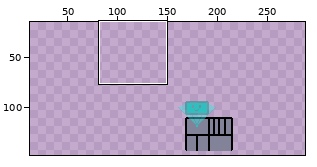
Pixel-art file: Art/box.aseprite. The picture above shows the old version from afar; the outline marks the close-up.
Close-up. Before the edit:
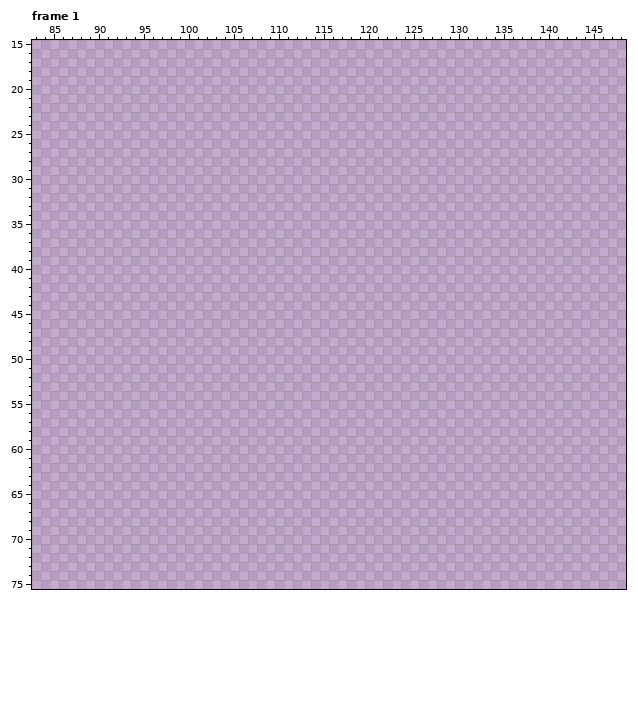
288x288 pixels, 1 frame. Colours within 5 levels of each other are drawn and written as one. Shown: frame 1: x 83..148, y 15..75. The wide view leaves out empty margins. The commit also changed other frames or places, which this record leaves out.
The result:
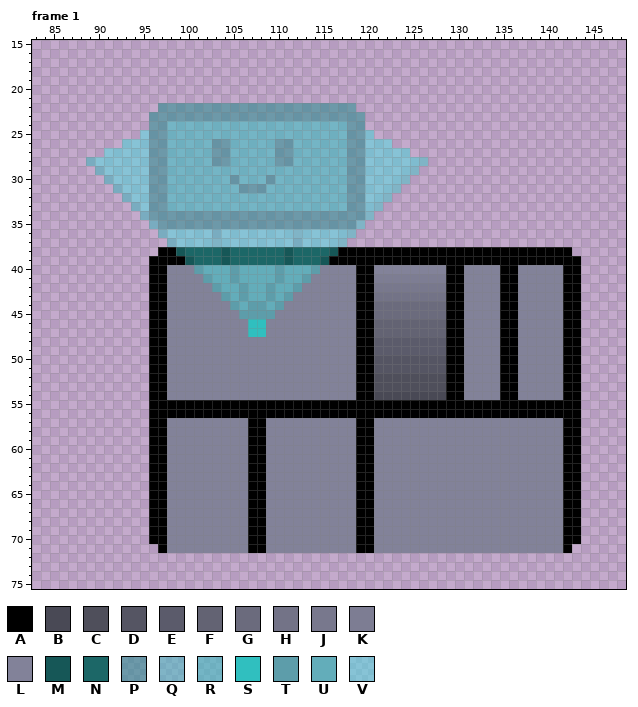
Palette (. is transparent): A #000000  B #494955  C #4f4f5b  D #555563  E #5b5b6b  F #636373  G #6b6b7d  H #737387  J #78788d  K #7d7d93  L #828299  M #165757  N #1c6767  P #228b8b89  Q #30bfbf75  R #30bfbf89  S #30bfbf  T #5d9daa  U #63adba  V #3ee1e175
The commit says: Update box.aseprite I added the other colors and made the box opening at the top
The exact change:
Changed rows in their new state; - is an unchanged pixel.
Frame 1:
first column x 89:
22 --------PPPPPPPPPPPPPPPPPPPPPP-------------------------
23 -------PPPPPPPPPPPPPPPPPPPPPPPP------------------------
24 -------PPRRRRRRRRRRRRRRRRRRRRPP------------------------
25 ------VPPRRRRRRRRRRRRRRRRRRRRPPV-----------------------
26 ----VVVPPRRRRRPPRRRRRPPRRRRRRPPVVV---------------------
27 --VVVVVPPRRRRRPPRRRRRPPRRRRRRPPVVVVV-------------------
28 QVVVVVVPPRRRRRPPRRRRRPPRRRRRRPPVVVVVVQ-----------------
29 -QVVVVVPPRRRRRRRRRRRRRRRRRRRRPPVVVVVQ------------------
30 --QVVVVPPRRRRRRRPRRRPRRRRRRRRPPVVVVQ-------------------
31 ---QVVVPPRRRRRRRRPPPRRRRRRRRRPPVVVQ--------------------
32 ----QVVPPRRRRRRRRRRRRRRRRRRRRPPVVQ---------------------
33 -----QVPPRRRRRRRRRRRRRRRRRRRRPPVQ----------------------
34 ------QPPPPPPPPPPPPPPPPPPPPPPPPQ-----------------------
35 -------QPPPPPPPPPPPPPPPPPPPPPPQ------------------------
36 --------QVVVVVQVVVVVVVVQVVVVVQ-------------------------
37 ---------QVVVVQVVVVVVVVQVVVVQ--------------------------
38 --------AAMNNNNMNNNNNNMNNNNMAAAAAAAAAAAAAAAAAAAAAAAAAA-
39 -------AAAAMNNNMNNNNNNMNNNMAAAAAAAAAAAAAAAAAAAAAAAAAAAA
40 -------AALLLTUUUTUUUUTUUUTLLLLAALLLLLLLLAALLLLAALLLLLAA
41 -------AALLLLTUUTUUUUTUUTLLLLLAAKKKKKKKKAALLLLAALLLLLAA
42 -------AALLLLLTUUTUUTUUTLLLLLLAAJJJJJJJJAALLLLAALLLLLAA
43 -------AALLLLLLTUTUUTUTLLLLLLLAAHHHHHHHHAALLLLAALLLLLAA
44 -------AALLLLLLLTUTTUTLLLLLLLLAAGGGGGGGGAALLLLAALLLLLAA
45 -------AALLLLLLLLTTTTLLLLLLLLLAAGGGGGGGGAALLLLAALLLLLAA
46 -------AALLLLLLLLLSSLLLLLLLLLLAAFFFFFFFFAALLLLAALLLLLAA
47 -------AALLLLLLLLLSSLLLLLLLLLLAAFFFFFFFFAALLLLAALLLLLAA
48 -------AALLLLLLLLLLLLLLLLLLLLLAAEEEEEEEEAALLLLAALLLLLAA
49 -------AALLLLLLLLLLLLLLLLLLLLLAAEEEEEEEEAALLLLAALLLLLAA
50 -------AALLLLLLLLLLLLLLLLLLLLLAADDDDDDDDAALLLLAALLLLLAA
51 -------AALLLLLLLLLLLLLLLLLLLLLAADDDDDDDDAALLLLAALLLLLAA
52 -------AALLLLLLLLLLLLLLLLLLLLLAACCCCCCCCAALLLLAALLLLLAA
53 -------AALLLLLLLLLLLLLLLLLLLLLAACCCCCCCCAALLLLAALLLLLAA
54 -------AALLLLLLLLLLLLLLLLLLLLLAABBBBBBBBAALLLLAALLLLLAA
55 -------AAAAAAAAAAAAAAAAAAAAAAAAAAAAAAAAAAAAAAAAAAAAAAAA
56 -------AAAAAAAAAAAAAAAAAAAAAAAAAAAAAAAAAAAAAAAAAAAAAAAA
57 -------AALLLLLLLLLAALLLLLLLLLLAALLLLLLLLLLLLLLLLLLLLLAA
58 -------AALLLLLLLLLAALLLLLLLLLLAALLLLLLLLLLLLLLLLLLLLLAA
59 -------AALLLLLLLLLAALLLLLLLLLLAALLLLLLLLLLLLLLLLLLLLLAA
60 -------AALLLLLLLLLAALLLLLLLLLLAALLLLLLLLLLLLLLLLLLLLLAA
61 -------AALLLLLLLLLAALLLLLLLLLLAALLLLLLLLLLLLLLLLLLLLLAA
62 -------AALLLLLLLLLAALLLLLLLLLLAALLLLLLLLLLLLLLLLLLLLLAA
63 -------AALLLLLLLLLAALLLLLLLLLLAALLLLLLLLLLLLLLLLLLLLLAA
64 -------AALLLLLLLLLAALLLLLLLLLLAALLLLLLLLLLLLLLLLLLLLLAA
65 -------AALLLLLLLLLAALLLLLLLLLLAALLLLLLLLLLLLLLLLLLLLLAA
66 -------AALLLLLLLLLAALLLLLLLLLLAALLLLLLLLLLLLLLLLLLLLLAA
67 -------AALLLLLLLLLAALLLLLLLLLLAALLLLLLLLLLLLLLLLLLLLLAA
68 -------AALLLLLLLLLAALLLLLLLLLLAALLLLLLLLLLLLLLLLLLLLLAA
69 -------AALLLLLLLLLAALLLLLLLLLLAALLLLLLLLLLLLLLLLLLLLLAA
70 -------AALLLLLLLLLAALLLLLLLLLLAALLLLLLLLLLLLLLLLLLLLLAA
71 --------ALLLLLLLLLAALLLLLLLLLLAALLLLLLLLLLLLLLLLLLLLLA-
